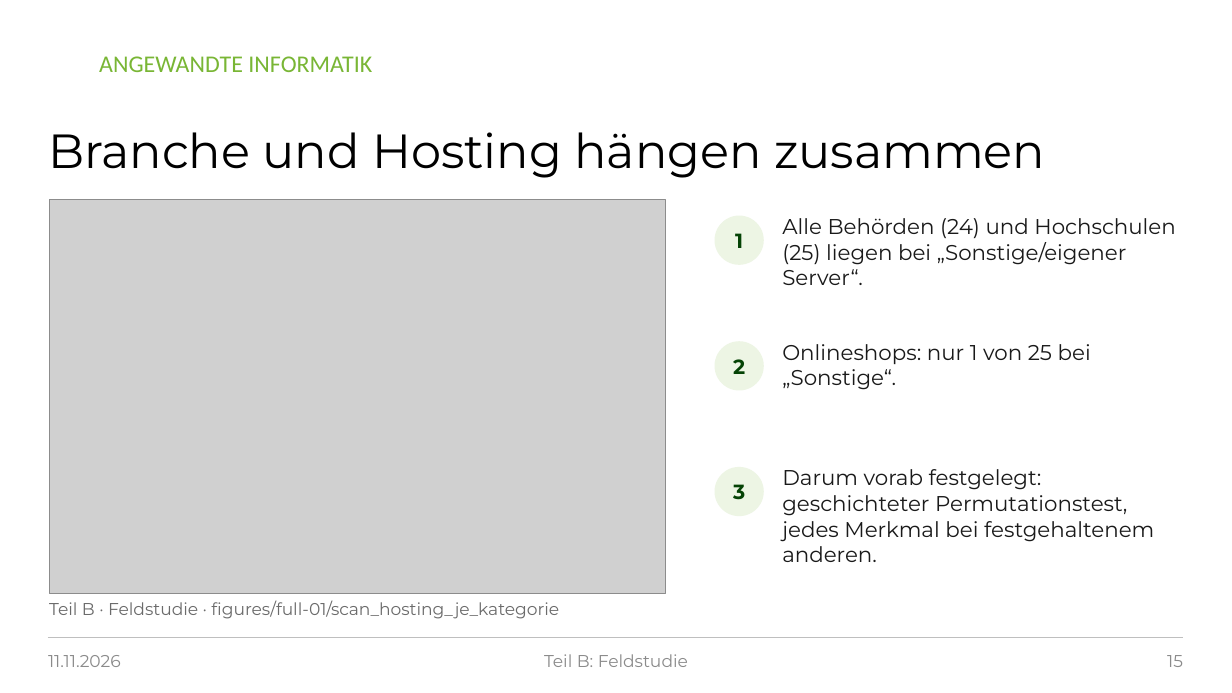
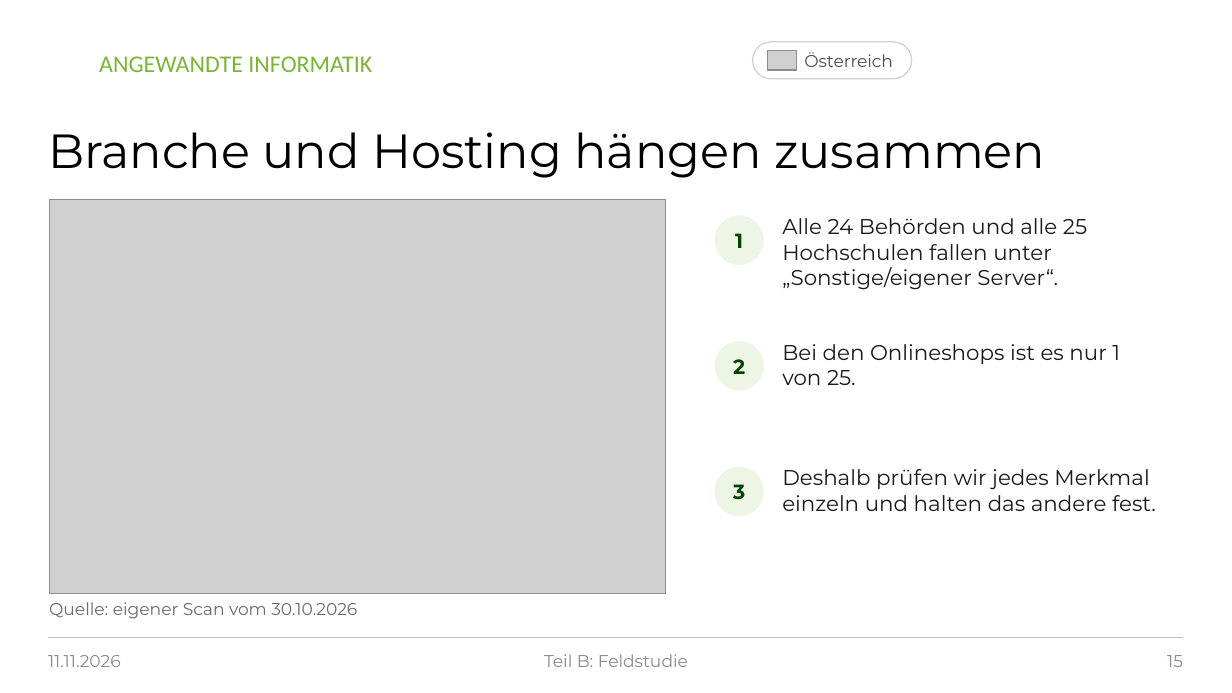
Before and after one commit to raphi98/singer-postquantum-experiment, a slide deck: slide 15 of praesentation/PQ-TLS_Praesentation_2026-11-11.pptx. Drawn at 1232x693 pixels with LibreOffice and Linux fonts; fonts in the diff are those of the drawing; grey boxes stand for pictures; background and template pictures are left out. Boxes give left, top, right and bottom in pixels: in the first picture for what was removed or moved away, otherwise in the second. Text is boxed around its words. In the diff, an @@ line names an element or a change of style, - is before the commit and + after.

```diff
--- a/praesentation/PQ-TLS_Praesentation_2026-11-11.pptx
+++ b/praesentation/PQ-TLS_Praesentation_2026-11-11.pptx
@@ rounded rectangle added at (753, 42, 912, 79), fill #FFFFFF, outline #D0D0D0 0.75 pt @@
@@ picture added at (768, 51, 797, 70) @@
@@ text added at (804, 52, 893, 67), 10 pt, text #4D4D4D @@
+Österreich
@@ text at (782, 218, 1087, 290): text changed @@
-Alle Behörden (24) und Hochschulen (25) liegen bei „Sonstige/eigener Server“.
+Alle 24 Behörden und alle 25 Hochschulen fallen unter „Sonstige/eigener Server“.
@@ text at (782, 344, 1120, 385): text changed @@
-Onlineshops: nur 1 von 25 bei „Sonstige“.
+Bei den Onlineshops ist es nur 1 von 25.
@@ text at (782, 469, 1156, 511): text changed @@
-Darum vorab festgelegt: geschichteter Permutationstest, jedes Merkmal bei festgehaltenem anderen.
+Deshalb prüfen wir jedes Merkmal einzeln und halten das andere fest.
@@ text at (49, 602, 357, 619): text changed @@
-Teil B · Feldstudie · figures/full-01/scan_hosting_je_kategorie
+Quelle: eigener Scan vom 30.10.2026
```
Also in this commit, not shown: 22 other slides changed, 2 other files.
